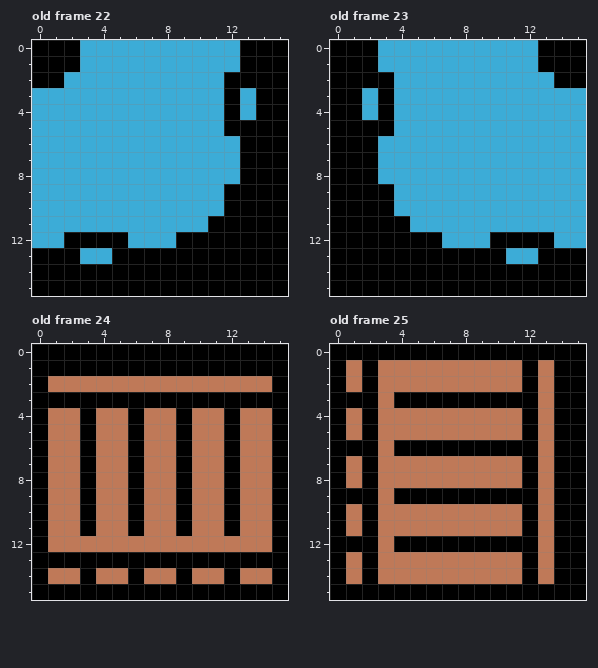
File history of a pixel-art file, tiles/tilesheet.aseprite. Above, as it was before the edit.
16x16 pixels, 32 frames. Shown: old frame 22, old frame 23, old frame 24, old frame 25. The commit also changed other frames, which this record leaves out.
Once edited:
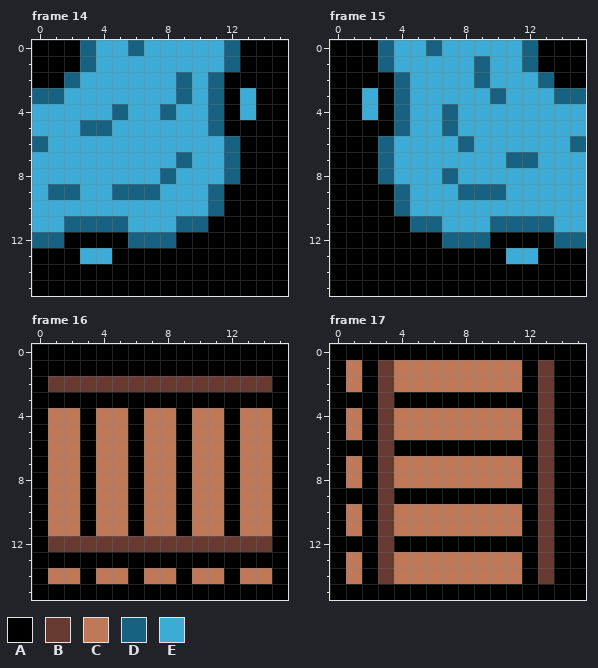
Palette (. is transparent): A #000000  B #663931  C #bf7958  D #166280  E #3cacd7
A new or re-ordered frame is compared with the old frame closest to it.
Diff:
frames re-ordered
Changed rows in their new state; - is an unchanged pixel.
Frame 14 against old frame 22:
first column x 0:
 0 ---D--D-----D
 1 ---D--------D
 2 --D------D-D-
 3 DD-------D-D-
 4 -----D--D--D-
 5 ---DD------D-
 6 D-----------D
 7 ---------D--D
 8 --------D---D
 9 -DD--DDD---D-
10 -----------D-
11 --DDDD---DD--
12 DD----DDD----
Frame 15 against old frame 23:
first column x 3:
 0 D--D-----D---
 1 D-----D--D---
 2 -D----D---D--
 3 -D-----D---DD
 4 -D--D--------
 5 -D--D--------
 6 D----D------D
 7 D-------DD---
 8 D---D--------
 9 -D---DDD-----
10 -D-----------
11 --DD---DDDD--
12 ----DDD----DD
Frame 16 against old frame 24:
first column x 1:
 2 BBBBBBBBBBBBBB
first column x 1:
12 BBBBBBBBBBBBBB
Frame 17 against old frame 25:
first column x 3:
 1 B---------B
 2 B---------B
 3 B---------B
 4 B---------B
 5 B---------B
 6 B---------B
 7 B---------B
 8 B---------B
 9 B---------B
10 B---------B
11 B---------B
12 B---------B
13 B---------B
14 B---------B
Where, in picture pixels (left, top, right, bottom), the same in both pictures:
changed: (32, 40, 240, 248)
changed: (378, 40, 586, 248)
changed: (48, 376, 272, 392)
changed: (48, 536, 272, 552)
changed: (378, 360, 394, 584)
changed: (538, 360, 554, 584)
